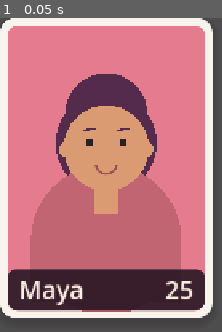
Above: before the commit, frame 1.
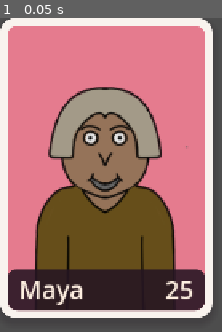
Above: after the commit, the same moment.

Repository: Jelleas/gmtk-2026
Game: Godot game, scene res://src/phone/dating_app/dating_card/dating_card.tscn
Same seed, same stepped clock (60 frames per second), same inputs: the game is played once before the commit and once after it. This scene is started directly instead of the project's main scene.
Inputs:
- Up to frame 1 (0.05 s): no input

The runs differ from the first frame. In frame 1, 31% of the frame differs, in the area x 13-85%, y 17-94%.

Commit message:
replace dating pics with images

Diff:
--- a/src/phone/dating_app/dating_card/dating_card.gd
+++ b/src/phone/dating_app/dating_card/dating_card.gd
@@ -5,10 +5,6 @@
 const SWIPE_FEEDBACK_THRESHOLD := 110.0
 
 @export_group("Profile")
-@export var profile_image: Texture2D:
-	set(value):
-		profile_image = value
-		_refresh_profile()
 @export var profile_name := "Maya":
 	set(value):
 		profile_name = value
@@ -18,8 +14,6 @@
 		age = value
 		_refresh_profile()
 
-@onready var picture: TextureRect = %Picture
-@onready var picture_placeholder: Control = %PicturePlaceholder
 @onready var name_label: Label = %NameLabel
 @onready var age_label: Label = %AgeLabel
 @onready var like_badge: Label = %LikeBadge
@@ -70,8 +64,6 @@
 	if not is_node_ready():
 		return
 
-	picture.texture = profile_image
-	picture_placeholder.visible = profile_image == null
 	name_label.text = profile_name
 	age_label.text = str(age)
 
--- a/src/phone/dating_app/dating_card/dating_card.tscn
+++ b/src/phone/dating_app/dating_card/dating_card.tscn
@@ -1,7 +1,7 @@
 [gd_scene format=3 uid="uid://b8285ve265rux"]
 
 [ext_resource type="Script" uid="uid://dn5bvxxra1bxw" path="res://src/phone/dating_app/dating_card/dating_card.gd" id="1_7ftyo"]
-[ext_resource type="Script" path="res://src/phone/dating_app/dating_card/profile_portrait.gd" id="2_portrait"]
+[ext_resource type="PackedScene" uid="uid://bv2khxftxqgil" path="res://src/phone/dating_app/dating_card/profile_picture.tscn" id="2_fcowt"]
 
 [sub_resource type="StyleBoxFlat" id="StyleBoxCard"]
 bg_color = Color(0.976471, 0.952941, 0.933333, 1)
@@ -12,6 +12,13 @@
 shadow_color = Color(0.137255, 0.0901961, 0.12549, 0.22)
 shadow_size = 12
 shadow_offset = Vector2(0, 7)
+
+[sub_resource type="StyleBoxFlat" id="StyleBoxPlaceholder"]
+bg_color = Color(0.898039, 0.482353, 0.556863, 1)
+corner_radius_top_left = 16
+corner_radius_top_right = 16
+corner_radius_bottom_right = 16
+corner_radius_bottom_left = 16
 
 [sub_resource type="StyleBoxFlat" id="StyleBoxNameOverlay"]
 bg_color = Color(0.145098, 0.0823529, 0.133333, 0.88)
@@ -44,23 +51,15 @@
 corner_radius_bottom_right = 8
 corner_radius_bottom_left = 8
 
-[sub_resource type="StyleBoxFlat" id="StyleBoxPlaceholder"]
-bg_color = Color(0.898039, 0.482353, 0.556863, 1)
-corner_radius_top_left = 16
-corner_radius_top_right = 16
-corner_radius_bottom_right = 16
-corner_radius_bottom_left = 16
-
 [node name="DatingCard" type="Control" unique_id=1779619667]
 custom_minimum_size = Vector2(340, 480)
 layout_mode = 3
 anchors_preset = 0
 offset_right = 340.0
 offset_bottom = 480.0
-mouse_filter = 0
 script = ExtResource("1_7ftyo")
 
-[node name="Card" type="Panel" parent="."]
+[node name="Card" type="Panel" parent="." unique_id=621244441]
 layout_mode = 1
 anchors_preset = 15
 anchor_right = 1.0
@@ -69,7 +68,7 @@
 grow_vertical = 2
 theme_override_styles/panel = SubResource("StyleBoxCard")
 
-[node name="Margin" type="MarginContainer" parent="Card"]
+[node name="Margin" type="MarginContainer" parent="Card" unique_id=957505717]
 layout_mode = 1
 anchors_preset = 15
 anchor_right = 1.0
@@ -81,16 +80,12 @@
 grow_horizontal = 2
 grow_vertical = 2
 
-[node name="Content" type="VBoxContainer" parent="Card/Margin"]
+[node name="PhotoArea" type="Control" parent="Card/Margin" unique_id=1558304887]
+custom_minimum_size = Vector2(0, 456)
+clip_contents = true
 layout_mode = 2
-theme_override_constants/separation = 10
 
-[node name="PhotoArea" type="Control" parent="Card/Margin/Content"]
-custom_minimum_size = Vector2(0, 456)
-layout_mode = 2
-clip_contents = true
-
-[node name="Placeholder" type="Panel" parent="Card/Margin/Content/PhotoArea"]
+[node name="Placeholder" type="Panel" parent="Card/Margin/PhotoArea" unique_id=1065766695]
 layout_mode = 1
 anchors_preset = 15
 anchor_right = 1.0
@@ -99,29 +94,16 @@
 grow_vertical = 2
 theme_override_styles/panel = SubResource("StyleBoxPlaceholder")
 
-[node name="Picture" type="TextureRect" parent="Card/Margin/Content/PhotoArea"]
-unique_name_in_owner = true
+[node name="ProfilePicture" parent="Card/Margin/PhotoArea" unique_id=1029726818 instance=ExtResource("2_fcowt")]
 layout_mode = 1
 anchors_preset = 15
 anchor_right = 1.0
 anchor_bottom = 1.0
 grow_horizontal = 2
 grow_vertical = 2
-expand_mode = 1
-stretch_mode = 6
+stretch_mode = 5
 
-[node name="PicturePlaceholder" type="Control" parent="Card/Margin/Content/PhotoArea"]
-unique_name_in_owner = true
-layout_mode = 1
-anchors_preset = 15
-anchor_right = 1.0
-anchor_bottom = 1.0
-grow_horizontal = 2
-grow_vertical = 2
-mouse_filter = 2
-script = ExtResource("2_portrait")
-
-[node name="NameOverlay" type="Panel" parent="Card/Margin/Content/PhotoArea"]
+[node name="NameOverlay" type="Panel" parent="Card/Margin/PhotoArea" unique_id=1658177811]
 layout_mode = 1
 anchors_preset = 12
 anchor_top = 1.0
@@ -132,7 +114,7 @@
 grow_vertical = 0
 theme_override_styles/panel = SubResource("StyleBoxNameOverlay")
 
-[node name="NameLabel" type="Label" parent="Card/Margin/Content/PhotoArea/NameOverlay"]
+[node name="NameLabel" type="Label" parent="Card/Margin/PhotoArea/NameOverlay" unique_id=1936756995]
 unique_name_in_owner = true
 layout_mode = 1
 anchors_preset = 15
@@ -147,10 +129,10 @@
 text = "Maya"
 vertical_alignment = 1
 
-[node name="AgeLabel" type="Label" parent="Card/Margin/Content/PhotoArea/NameOverlay"]
+[node name="AgeLabel" type="Label" parent="Card/Margin/PhotoArea/NameOverlay" unique_id=1224802070]
 unique_name_in_owner = true
 layout_mode = 1
-anchors_preset = 13
+anchors_preset = 11
 anchor_left = 1.0
 anchor_right = 1.0
 anchor_bottom = 1.0
@@ -164,8 +146,9 @@
 horizontal_alignment = 2
 vertical_alignment = 1
 
-[node name="LikeBadge" type="Label" parent="."]
+[node name="LikeBadge" type="Label" parent="." unique_id=1630923930]
 unique_name_in_owner = true
+modulate = Color(1, 1, 1, 0)
 layout_mode = 0
 offset_left = 26.0
 offset_top = 28.0
@@ -177,10 +160,10 @@
 text = "LIKE"
 horizontal_alignment = 1
 vertical_alignment = 1
+
+[node name="PassBadge" type="Label" parent="." unique_id=1474213377]
+unique_name_in_owner = true
 modulate = Color(1, 1, 1, 0)
-
-[node name="PassBadge" type="Label" parent="."]
-unique_name_in_owner = true
 layout_mode = 0
 offset_left = 207.0
 offset_top = 28.0
@@ -192,4 +175,3 @@
 text = " PASS "
 horizontal_alignment = 1
 vertical_alignment = 1
-modulate = Color(1, 1, 1, 0)
--- /dev/null
+++ b/src/phone/dating_app/dating_card/profile_picture.gd
@@ -0,0 +1,50 @@
+class_name ProfilePicture extends TextureRect
+
+var bodies: Array[Texture2D] = [preload("res://resources/images/dating/body1.png"), preload("res://resources/images/dating/body2.png")]
+var eyes: Array[Texture2D] = [preload("res://resources/images/dating/eyes1.png"), preload("res://resources/images/dating/eyes2.png"), preload("res://resources/images/dating/eyes3.png")]
+var hair: Array[Texture2D] = [preload("res://resources/images/dating/hair1.png"), preload("res://resources/images/dating/hair2.png"), preload("res://resources/images/dating/hair3.png")]
+var mouths: Array[Texture2D] = [preload("res://resources/images/dating/mouth1.png"), preload("res://resources/images/dating/mouth2.png"), preload("res://resources/images/dating/mouth3.png")]
+var noses: Array[Texture2D] = [preload("res://resources/images/dating/nose1.png"), preload("res://resources/images/dating/nose2.png"), preload("res://resources/images/dating/nose3.png"), preload("res://resources/images/dating/nose4.png")]
+
+const SKIN_TONES := [
+	Color("F2D3B4"),
+	Color("E4B189"),
+	Color("C9946A"),
+	Color("A16E42"),
+	Color("6E4626"),
+	Color("3F2517"),
+]
+const HAIR_COLORS := [
+	Color("1F1917"),
+	Color("3D2817"),
+	Color("6B4423"),
+	Color("A67C4E"),
+	Color("D4A55A"),
+	Color("C9BFA8"),
+	Color("A0442B"),
+	Color("8A8478"),
+	Color("D97298"),
+	Color("4A7BB8"),
+]
+const SHIRT_COLORS := [
+	Color("E8E4D8"),
+	Color("2A2A2E"),
+	Color("4A6D8C"),
+	Color("2C3E5A"),
+	Color("3A8B92"),
+	Color("3D5D3F"),
+	Color("6D7040"),
+	Color("C99B34"),
+	Color("8C3846"),
+	Color("D26E5C"),
+]
+
+func _ready() -> void:
+	self_modulate = SKIN_TONES.pick_random()
+	$Body.texture = bodies.pick_random()
+	$Body.modulate = SHIRT_COLORS.pick_random()
+	$Hair.texture = hair.pick_random()
+	$Hair.modulate = HAIR_COLORS.pick_random()
+	$Eyes.texture = eyes.pick_random()
+	$Nose.texture = noses.pick_random()
+	$Mouth.texture = mouths.pick_random()
--- /dev/null
+++ b/src/phone/dating_app/dating_card/profile_picture.tscn
@@ -0,0 +1,69 @@
+[gd_scene format=3 uid="uid://bv2khxftxqgil"]
+
+[ext_resource type="Texture2D" uid="uid://cdsmsv84sbp56" path="res://resources/images/dating/base.png" id="1_2n05m"]
+[ext_resource type="Script" uid="uid://bj0rq5elk1ncl" path="res://src/phone/dating_app/dating_card/profile_picture.gd" id="1_u1f0l"]
+[ext_resource type="Texture2D" uid="uid://c7gmrl3qsg4i0" path="res://resources/images/dating/body1.png" id="2_u1f0l"]
+[ext_resource type="Texture2D" uid="uid://cavpri6xsu20q" path="res://resources/images/dating/hair1.png" id="3_v41ei"]
+[ext_resource type="Texture2D" uid="uid://7nr4tlhxfnao" path="res://resources/images/dating/eyes1.png" id="4_xdljv"]
+[ext_resource type="Texture2D" uid="uid://dn78lvk37hb46" path="res://resources/images/dating/nose1.png" id="5_rk40x"]
+[ext_resource type="Texture2D" uid="uid://b6ksvu7e5ijf7" path="res://resources/images/dating/mouth1.png" id="6_ylc84"]
+
+[node name="ProfilePicture" type="TextureRect" unique_id=1761929089]
+texture = ExtResource("1_2n05m")
+expand_mode = 3
+script = ExtResource("1_u1f0l")
+
+[node name="Body" type="TextureRect" parent="." unique_id=351202833]
+layout_mode = 1
+anchors_preset = 15
+anchor_right = 1.0
+anchor_bottom = 1.0
+grow_horizontal = 2
+grow_vertical = 2
+texture = ExtResource("2_u1f0l")
+expand_mode = 3
+stretch_mode = 5
+
+[node name="Hair" type="TextureRect" parent="." unique_id=303953289]
+layout_mode = 1
+anchors_preset = 15
+anchor_right = 1.0
+anchor_bottom = 1.0
+grow_horizontal = 2
+grow_vertical = 2
+texture = ExtResource("3_v41ei")
+expand_mode = 3
+stretch_mode = 5
+
+[node name="Eyes" type="TextureRect" parent="." unique_id=998554775]
+layout_mode = 1
+anchors_preset = 15
+anchor_right = 1.0
+anchor_bottom = 1.0
+grow_horizontal = 2
+grow_vertical = 2
+texture = ExtResource("4_xdljv")
+expand_mode = 3
+stretch_mode = 5
+
+[node name="Nose" type="TextureRect" parent="." unique_id=1813906851]
+layout_mode = 1
+anchors_preset = 15
+anchor_right = 1.0
+anchor_bottom = 1.0
+grow_horizontal = 2
+grow_vertical = 2
+texture = ExtResource("5_rk40x")
+expand_mode = 3
+stretch_mode = 5
+
+[node name="Mouth" type="TextureRect" parent="." unique_id=802702933]
+layout_mode = 1
+anchors_preset = 15
+anchor_right = 1.0
+anchor_bottom = 1.0
+grow_horizontal = 2
+grow_vertical = 2
+texture = ExtResource("6_ylc84")
+expand_mode = 3
+stretch_mode = 5
Binary file added: resources/images/dating/base.png
Not shown, added: resources/images/dating/base.png.import
Binary file added: resources/images/dating/body1.png
Not shown, added: resources/images/dating/body1.png.import
Binary file added: resources/images/dating/body2.png
Not shown, added: resources/images/dating/body2.png.import
Binary file added: resources/images/dating/eyes1.png
Not shown, added: resources/images/dating/eyes1.png.import
Binary file added: resources/images/dating/eyes2.png
Not shown, added: resources/images/dating/eyes2.png.import
Binary file added: resources/images/dating/eyes3.png
Not shown, added: resources/images/dating/eyes3.png.import
(and 21 more such lines)
